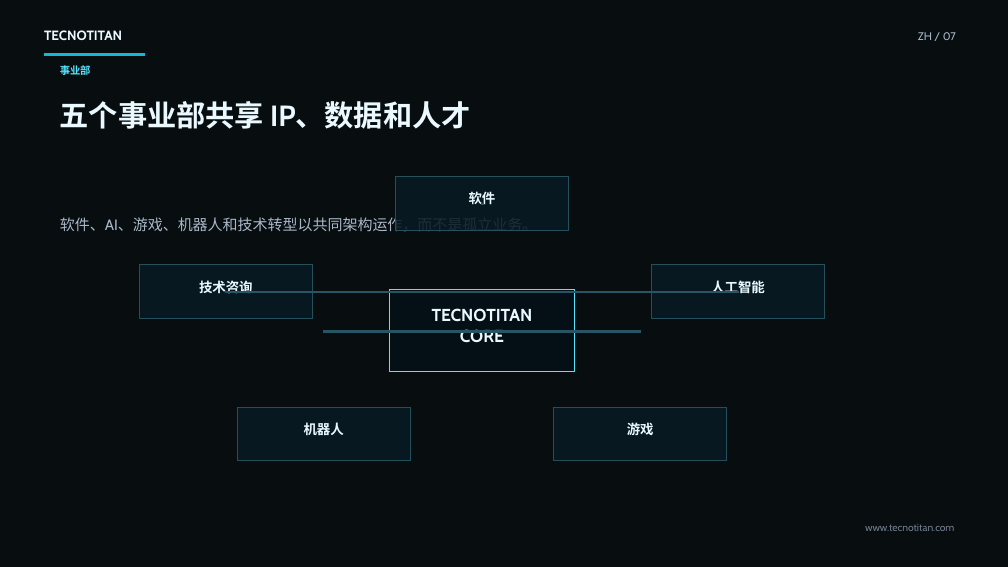
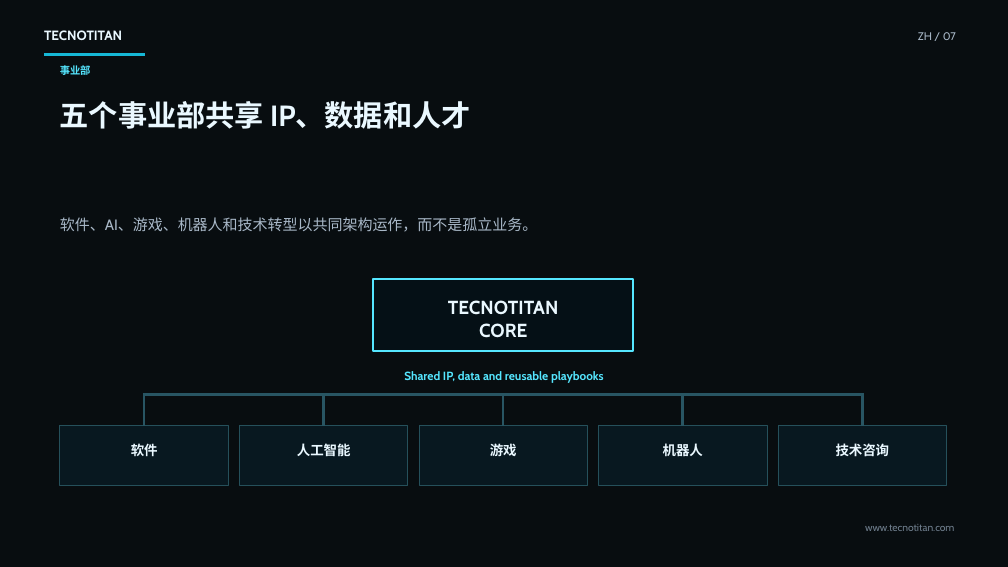
Before and after one commit to davidag2/tecnotitan, a slide deck: slide 7 of assets/investor-deck/Tecnotitan-Investor-Deck-ZH.pptx. Drawn at 1008x567 pixels with LibreOffice and Linux fonts; fonts in the diff are those of the drawing; background and template pictures are left out; a plain dark background stands for a picture behind light text. Boxes give left, top, right and bottom in pixels: in the first picture for what was removed or moved away, otherwise in the second. Text is boxed around its words. In the diff, an @@ line names an element or a change of style, - is before the commit and + after.

```diff
--- a/assets/investor-deck/Tecnotitan-Investor-Deck-ZH.pptx
+++ b/assets/investor-deck/Tecnotitan-Investor-Deck-ZH.pptx
@@ rectangle removed at bbox=[482, 203, 484, 205] @@
@@ rectangle removed at bbox=[226, 291, 482, 293] @@
@@ rectangle: place and size @@
-rectangle at bbox=[389, 290, 575, 371]
+rectangle at bbox=[374, 279, 634, 352]
@@ rectangle at bbox=[374, 279, 634, 352]: outline #55E6FF 0.75 pt to #55E6FF 1.5 pt @@
@@ text "TECNOTITAN": place and size @@
-text "TECNOTITAN" at bbox=[432, 308, 533, 343]
+text "TECNOTITAN" at bbox=[448, 300, 558, 338]
@@ text "TECNOTITAN" at bbox=[448, 300, 558, 338]: size 16.5 to 18 pt @@
@@ rectangle removed at bbox=[482, 291, 739, 293] @@
@@ rectangle removed at bbox=[324, 331, 482, 333] @@
@@ rectangle removed at bbox=[482, 331, 640, 333] @@
@@ text added at bbox=[404, 371, 604, 383], 11.2 pt, text #55E6FF, bold @@
+Shared IP, data and reusable playbooks
@@ rectangle added at bbox=[144, 394, 145, 426], fill #285563, outline #285563 0 pt @@
@@ rectangle added at bbox=[144, 394, 863, 395], fill #285563, outline #285563 0 pt @@
@@ rectangle added at bbox=[323, 394, 324, 426], fill #285563, outline #285563 0 pt @@
@@ rectangle added at bbox=[503, 394, 504, 426], fill #285563, outline #285563 0 pt @@
@@ rectangle added at bbox=[682, 394, 684, 426], fill #285563, outline #285563 0 pt @@
@@ rectangle added at bbox=[862, 394, 864, 426], fill #285563, outline #285563 0 pt @@
@@ rectangle: place and size @@
-rectangle at bbox=[139, 265, 312, 318]
+rectangle at bbox=[60, 425, 228, 485]
@@ text "软件": place and size @@
-text "软件" at bbox=[469, 191, 496, 205]
+text "软件" at bbox=[131, 443, 158, 456]
@@ rectangle: place and size @@
-rectangle at bbox=[237, 408, 411, 461]
+rectangle at bbox=[240, 425, 408, 485]
@@ text "人工智能": place and size @@
-text "人工智能" at bbox=[711, 280, 765, 294]
+text "人工智能" at bbox=[297, 443, 351, 457]
@@ rectangle: place and size @@
-rectangle at bbox=[652, 265, 825, 318]
+rectangle at bbox=[419, 425, 588, 485]
@@ text "游戏": place and size @@
-text "游戏" at bbox=[627, 422, 654, 435]
+text "游戏" at bbox=[490, 443, 517, 456]
@@ rectangle: place and size @@
-rectangle at bbox=[554, 408, 727, 461]
+rectangle at bbox=[599, 425, 768, 485]
@@ text "机器人": place and size @@
-text "机器人" at bbox=[304, 422, 344, 436]
+text "机器人" at bbox=[663, 443, 703, 457]
@@ rectangle: place and size @@
-rectangle at bbox=[395, 176, 569, 230]
+rectangle at bbox=[778, 425, 947, 485]
@@ text "技术咨询": place and size @@
-text "技术咨询" at bbox=[199, 280, 253, 293]
+text "技术咨询" at bbox=[836, 443, 890, 456]
```
Also in this commit, not shown: 6 other files.
